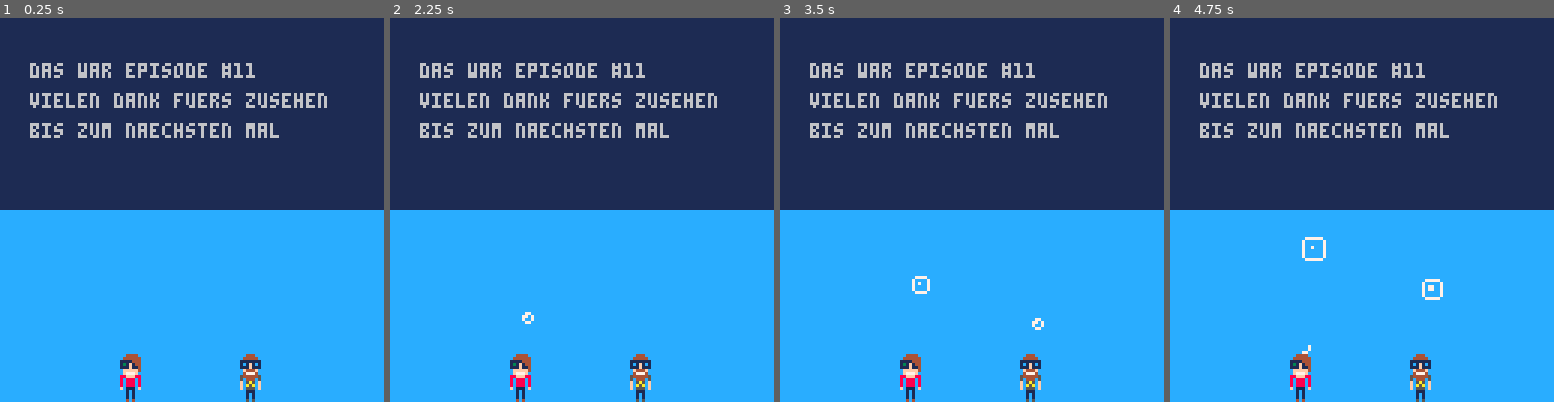
Above: before the commit, frames 1-4 (left to right).
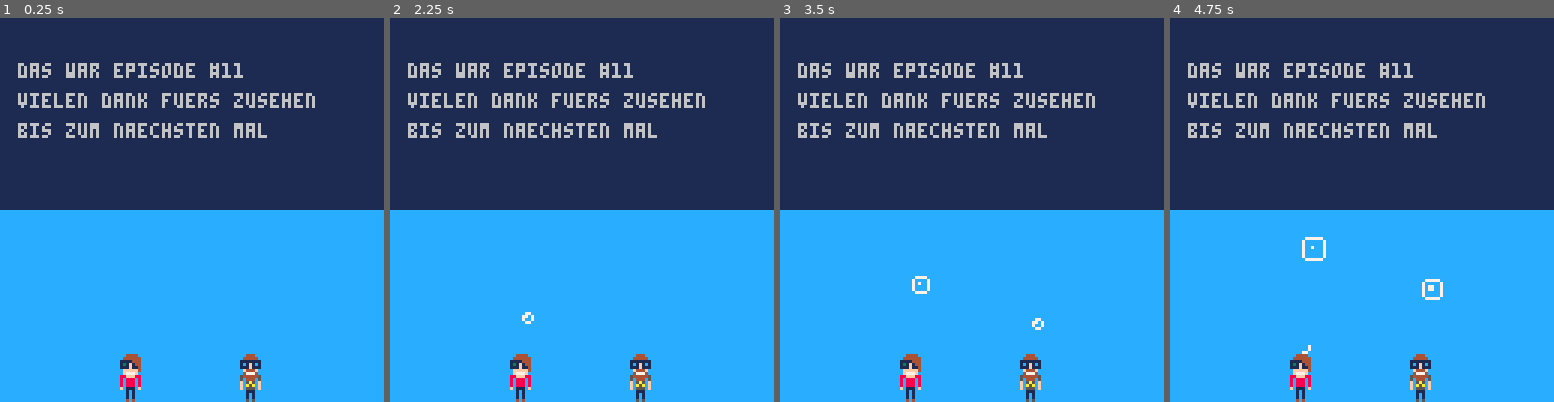
Above: after the commit, the same moments.

Repository: zothynine/picoheads
Game: PICO-8 cartridge outro.p8
Two runs of this game, one before a commit and one after it. Both use one fixed random seed, a clock stepped at 60 frames per second and the inputs below.
Inputs:
- Up to frame 1 (0.25 s): no input
- Up to frame 2 (2.25 s): tap X (X key) at 0.33, 1.07, 1.85 s; tap O (Z key) at 0.7, 1.7, 2.1 s; hold Right 1.6-2.1 s; hold Up from 2.15 s (still down)
- Up to frame 3 (3.5 s): release Up at 2.42 s; hold Right 2.47-3.03 s; tap O (Z key) at 2.5, 2.9, 3.3 s; tap X (X key) at 2.97 s; hold Left from 3.08 s (still down)
- Up to frame 4 (4.75 s): release Left at 3.58 s; hold Down 3.63-3.97 s; tap O (Z key) at 3.7, 4.1, 4.5 s; hold Right 4.02-4.68 s; tap X (X key) at 4.08 s; hold Up from 4.73 s (still down)

The runs differ from the first frame. In frame 1, 2.9% of the frame differs, in the area x 4-86%, y 11-32%; in frame 2, 2.9%; in frame 3, 2.9%; in frame 4, 2.9%.

Commit message:
Setze Texte etwas weiter links

Diff:
--- a/intro.p8
+++ b/intro.p8
@@ -14,7 +14,7 @@
 		txt2="presented by picoheads",
 		txt3="episode #11:",
 		txt4="externe fremdeinwirkung",
-		x=10,
+		x=6,
 		ln1_y=15,
 		ln2_y=26,
 		ln3_y=98,
--- a/outro.p8
+++ b/outro.p8
@@ -10,6 +10,7 @@
 	timer=0
 	bubbles={}
 	splashes={}
+	txt_x=6
 	music(0)
 end
 
@@ -92,20 +93,20 @@
 function _draw()
 	cls()
 	map(0,0,0,0,16,16)
-	print("das war episode #11",10,y-97,6)
-	print("vielen dank fuers zusehen",10,y-87,6)
-	print("bis zum naechsten mal",10,y-77,6)
+	print("das war episode #11",txt_x,y-97,6)
+	print("vielen dank fuers zusehen",txt_x,y-87,6)
+	print("bis zum naechsten mal",txt_x,y-77,6)
 	spr(0,mx,y,1,2)
 	spr(32,kx,y,1,2)
-	print("wir danken:",10,y+20,6)
-	print("gerlinde hinterleitner",10,y+30,6)
-	print("daniel koller",10,y+37,6)
-	print("lisa stadler",10,y+44,6)
-	print("und der tollen community",10,y+61,6)
-	print("auf derstandard.at",10,y+68,6)
-	print("episode #12 am 19.11.- 19:00",10,y+95,10)
+	print("wir danken:",txt_x,y+20,6)
+	print("gerlinde hinterleitner",txt_x,y+30,6)
+	print("daniel koller",txt_x,y+37,6)
+	print("lisa stadler",txt_x,y+44,6)
+	print("und der tollen community",txt_x,y+61,6)
+	print("auf derstandard.at",txt_x,y+68,6)
+	print("episode #12 am 19.11.- 19:00",txt_x,y+95,10)
 	print("twitter:",10,y+115,7)
-	print("@freddychops, @zothynine",10,y+125,7)
+	print("@freddychops, @zothynine",txt_x,y+125,7)
 	for row=0,16 do
 		for colm=0,8 do
 			if not pixel_under_water(colm,row) then
--- a/starting-soon.p8
+++ b/starting-soon.p8
@@ -87,9 +87,9 @@
 function _draw()
 	cls()
 	map(0,0,0,0,16,16)
-	print("wir entwickeln",10,15,6)
-	print("presented by picoheads",10,25,6)
-	print("episode #11 startet in kuerze",10,35,6)
+	print("wir entwickeln",6,15,6)
+	print("presented by picoheads",6,25,6)
+	print("episode #11 startet in kuerze",6,35,6)
 	spr(0,mx,y,1,2)
 	spr(32,kx,y,1,2)
 
